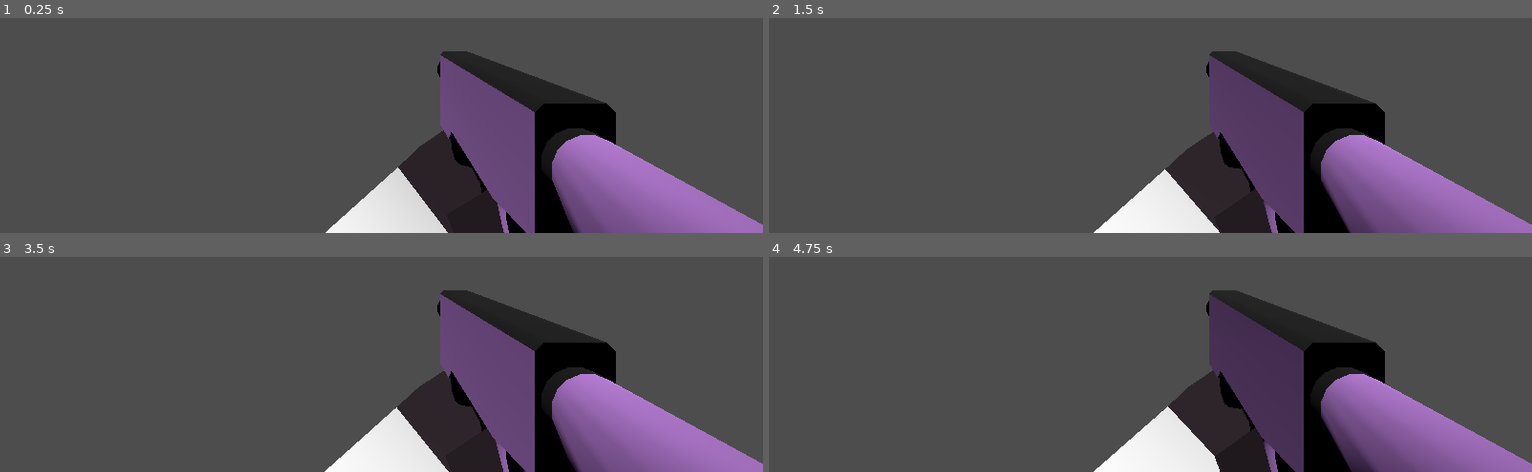
Above: before the commit, frames 1-4 (two rows, left to right).
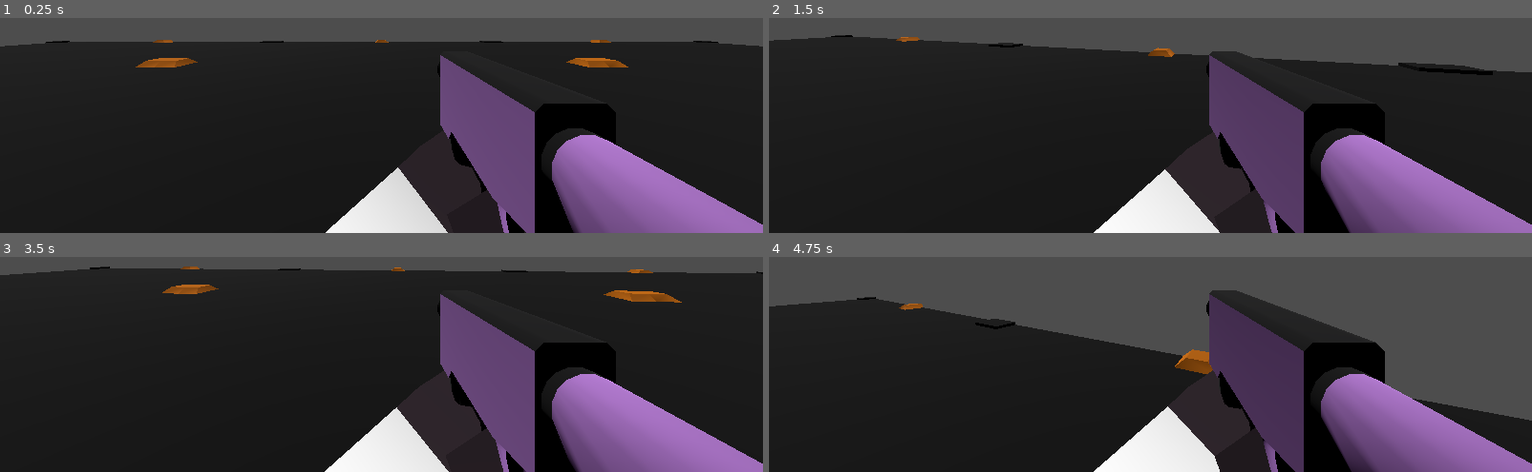
Above: after the commit, the same moments.

Repository: dairycultist/CityZoomer
Game: Godot game, scene res://level/level.tscn
Same seed, same stepped clock (60 frames per second), same inputs: the game is played once before the commit and once after it.
Inputs (mouse positions are in pixels of both pictures, inside the frame that each line leads up to):
- Up to frame 1 (0.25 s): no input
- Up to frame 2 (1.5 s): tap Enter at 0.5 s; move the mouse to (outside the picture) at 0.52 s; hold W (walk_up) from 0.53 s (still down); tap Space (jump) at 0.77 s; move the mouse to (1112, 20) at 1.27 s
- Up to frame 3 (3.5 s): keep holding W (walk_up); tap Space (jump) at 1.52, 3.02 s; move the mouse to (outside the picture) at 2.02 s; move the mouse to (373, 265) at 2.77 s
- Up to frame 4 (4.75 s): keep holding W (walk_up); move the mouse to (1203, 263) at 3.52 s; tap Space (jump) at 3.77, 4.52 s; move the mouse to (outside the picture) at 4.27 s

The runs differ from the first frame. In frame 1, 64% of the frame differs, in the area x 0-100%, y 10-100%; in frame 2, 59%; in frame 3, 69%, in the area x 0-100%, y 4-100%; in frame 4, 38%.

Commit message:
Rooms connect at arbitrary yaws

Diff:
--- a/level/level_placer.gd
+++ b/level/level_placer.gd
@@ -7,7 +7,7 @@
 
 func _ready() -> void:
 
-	place_room(connector_rooms[0], Node3D.new())
+	place_room(connector_rooms[0], Node3D.new(), 3)
 
 # rooms have children in group "Door" for connecting together (Z+ is outwards)
 func get_doors(room: Node3D) -> Array[Node3D]:
@@ -23,13 +23,23 @@
 
 # TODO my_collider.get_aabb() to ensure they don't intersect
 
-func place_room(room_prefab: PackedScene, door: Node3D) -> void:
+func place_room(room_prefab: PackedScene, from_door: Node3D, max_depth: int) -> void:
+
+	if (max_depth <= 0):
+		return
 
 	# place the room such that it is connected with the door
 	var room = room_prefab.instantiate()
 	add_child(room)
-	room.position = door.global_position - get_doors(room)[0].position
+
+	var doors := get_doors(room)
+	var to_door: Node3D = doors.pop_front()
+
+	room.rotation.y = from_door.rotation.y - to_door.rotation.y + PI
+	room.position = from_door.global_position + (to_door.position.rotated(Vector3.UP, -room.rotation.y))
 
 	# place rooms at all other doors
 	# 	right now just connects a random possible room to a room (a room
 	# 	cannot specify which rooms are allowed to be placed next to it)
+	while not doors.is_empty():
+		place_room(connector_rooms[1], doors.pop_front(), max_depth - 1)
